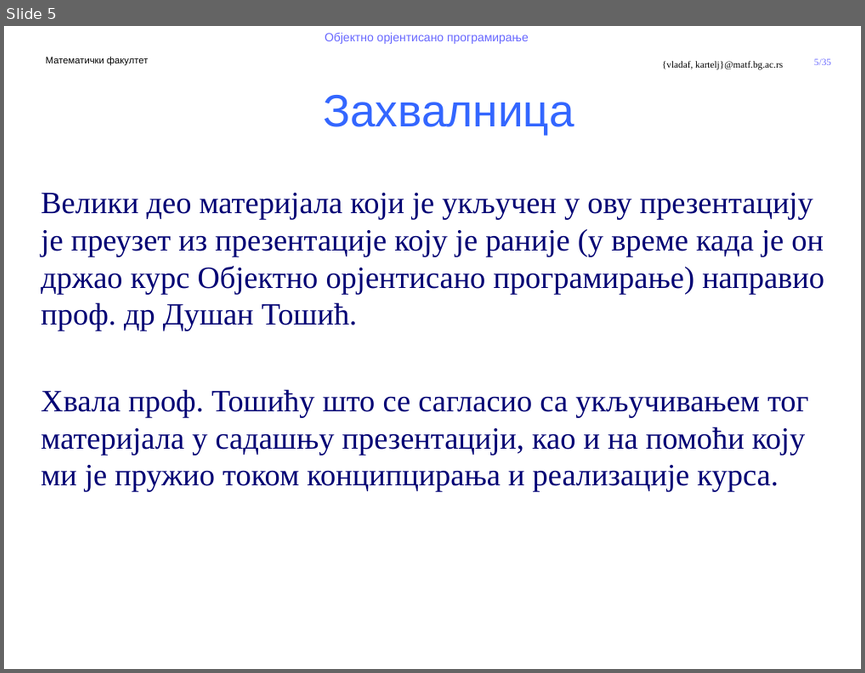
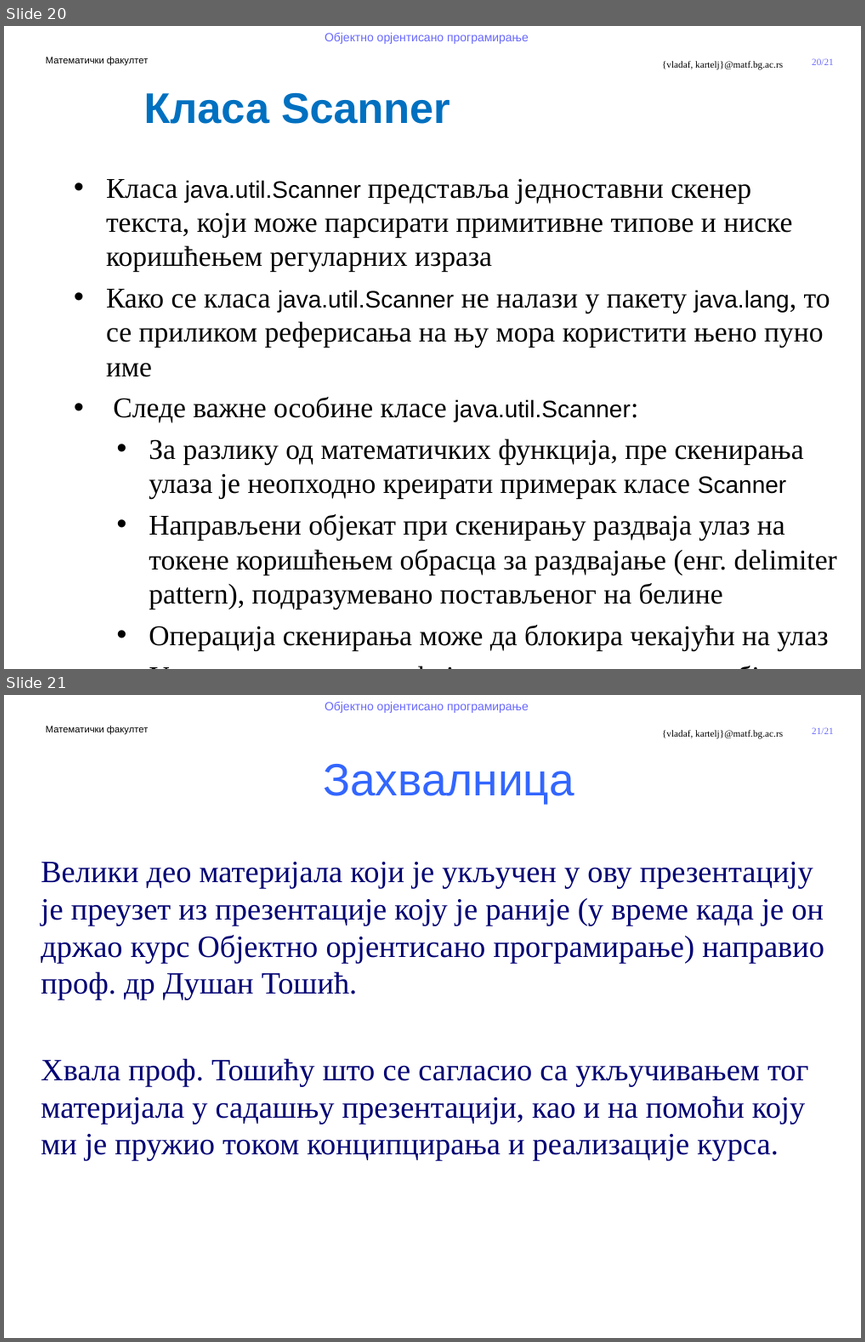
Before and after one commit to MatfOOP/OOP, a slide deck: predavanja/prezentacije/OOP07-1-Predefinisani tipovi u Javi.pptx. Shown one above the other, each under a label of ours: slide 5 before the commit, slides 20 and 21 after it. The pictures are 865x673 and 865x1342 pixels, drawn with LibreOffice and Linux fonts; fonts in the diff are those of the drawing; background and template pictures are left out. Boxes give left, top, right and bottom in pixels: in the first picture for what was removed or moved away, otherwise in the second. Text is boxed around its words. In the diff, an @@ line names an element or a change of style, - is before the commit and + after.

```diff
--- a/predavanja/prezentacije/OOP07-1-Predefinisani tipovi u Javi.pptx
+++ b/predavanja/prezentacije/OOP07-1-Predefinisani tipovi u Javi.pptx
@@ slide 20 added at box(4, 26, 861, 669), background #FFFFFF; not listed: 5 template elements that a slide beside it also shows @@
@@ text added at box(144, 92, 450, 124), 36 pt, text #0070C0, bold @@
+Класа Scanner
@@ text added at box(106, 178, 837, 650), 24 pt, text #000000 @@
+• Класа java.util.Scanner представља једноставни скенер текста, који може парсирати примитивне типове и ниске коришћењем регуларних израза
+• Како се класа java.util.Scanner не налази у пакету java.lang, то се приликом реферисања на њу мора користити њено пуно име
+• Следе важне особине класе java.util.Scanner:
+  • За разлику од математичких функција, пре скенирања улаза је неопходно креирати примерак класе Scanner
+  • Направљени објекат при скенирању раздваја улаз на токене коришћењем обрасца за раздвајање (енг. delimiter pattern), подразумевано постављеног на белине
+  • Операција скенирања може да блокира чекајући на улаз
+  • Улаз за скенер се одређује приликом креирања објекта
@@ what was slide 5 is now slide 21 @@
@@ page number at box(812, 727, 834, 734): text changed @@
-5/35
+21/21
```
Also in this commit, not shown: 1 slide changed, 16 other slides added, 1 slide removed, 5 other files.
